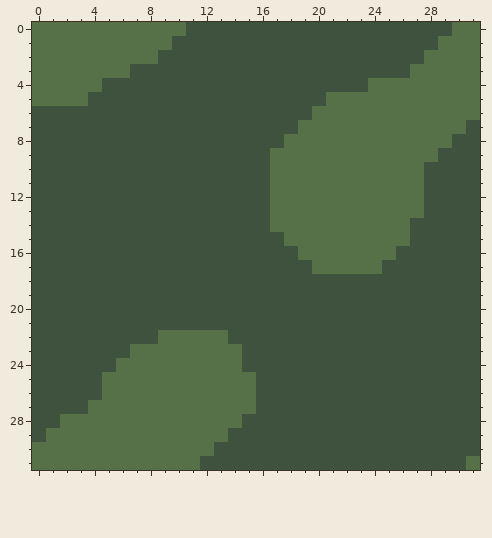
One commit to this pixel-art sprite: sprites/blocks/environment/flesh-floor2.png. The first picture shows the starting point.
The file is 32x32 pixels.
And afterwards:
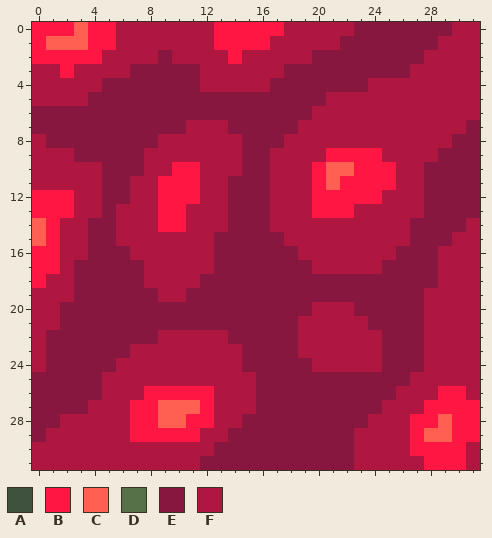
Palette (. is transparent): A #3f523d  B #ff1744  C #ff6052  D #567148  E #87173e  F #af1740
Change:
Changed rows in their new state; - is an unchanged pixel.
first column x 0:
 0 BBBCBBFFFFFFFBBBBBFFFFFEEEEEEEFF
 1 BCCCBBFFFFFFFBBBBFFFFFEEEEEEEFFF
 2 BBBBBFFFFEFFFFBFFFFFEEEEEEEEFFFF
 3 FFBFFFFEEEEEFFFFFFEEEEEEEEEFFFFF
 4 FFFFFEEEEEEEFFFFFEEEEEEEFFFFFFFF
 5 FFFFEEEEEEEEEEEEEEEEEFFFFFFFFFFF
 6 EEEEEEEEEEEEEEEEEEEEFFFFFFFFFFFF
 7 EEEEEEEEEEEFFFEEEEEFFFFFFFFFFFFE
 8 FEEEEEEEEFFFFFFEEEFFFFFFFFFFFFEE
 9 FFFEEEEEFFFFFFFEEFFFFBBBBFFFFEEE
10 FFFFFEEEFFBBFFFEEFFFBCCBBBFFEEEE
11 FFFFFEEFFBBBFFEEEFFFBCBBBBFFEEEE
12 BBBFFEEFFBBBFFEEEFFFBBBBBFFFEEEE
13 BBBFFEFFFBBFFFEEEFFFBBBFFFFFEEEE
14 CBFFEEFFFBBFFFEEEFFFFFFFFFFEEEEF
15 CBFFEEFFFFFFFEEEEEFFFFFFFFFEEEFF
16 BBFFEEEFFFFFFEEEEEEFFFFFFFEEEFFF
17 BBFEEEEEFFFFFEEEEEEEFFFFFEEEEFFF
18 BFFEEEEEFFFFEEEEEEEEEEEEEEEEEFFF
19 FFFEEEEEEFFEEEEEEEEEEEEEEEEEFFFF
20 FFEEEEEEEEEEEEEEEEEEFFFEEEEEFFFF
21 FFEEEEEEEEEEEEEEEEEFFFFFEEEEFFFF
22 FEEEEEEEEFFFFFEEEEEFFFFFFEEEFFFF
23 FEEEEEEFFFFFFFFEEEEFFFFFFEEEFFFF
24 FEEEEEFFFFFFFFFEEEEEFFFFFEEEFFFF
25 EEEEEFFFFFFFFFFFEEEEEEEEEEEFFFFF
26 EEEEEFFFBBBBBFFFEEEEEEEEEEFFFBBF
27 EEEEFFFBBCCCBFFFEEEEEEEEEFFFBBBB
28 EEFFFFFBBCCBBFFEEEEEEEEEFFFBBCBB
29 EFFFFFFBBBBBFFEEEEEEEEEFFFFBCCBB
30 FFFFFFFFFFFFFEEEEEEEEEEFFFFBBBBF
31 FFFFFFFFFFFFEEEEEEEEEEEFFFFFBBBF
